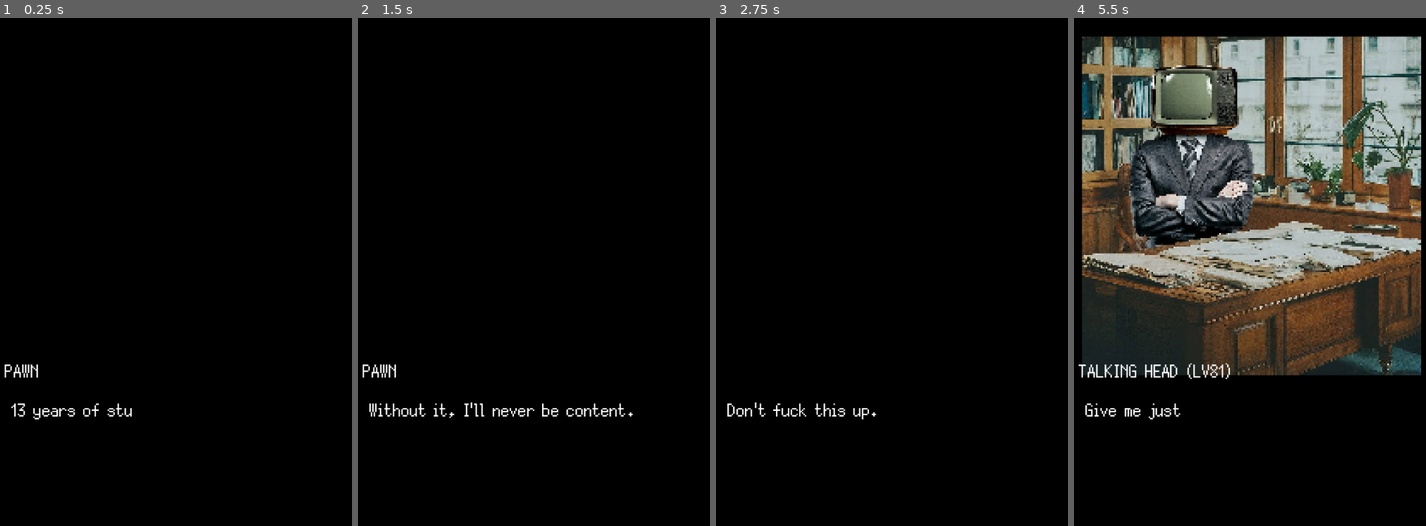
Above: before the commit, frames 1-4 (left to right).
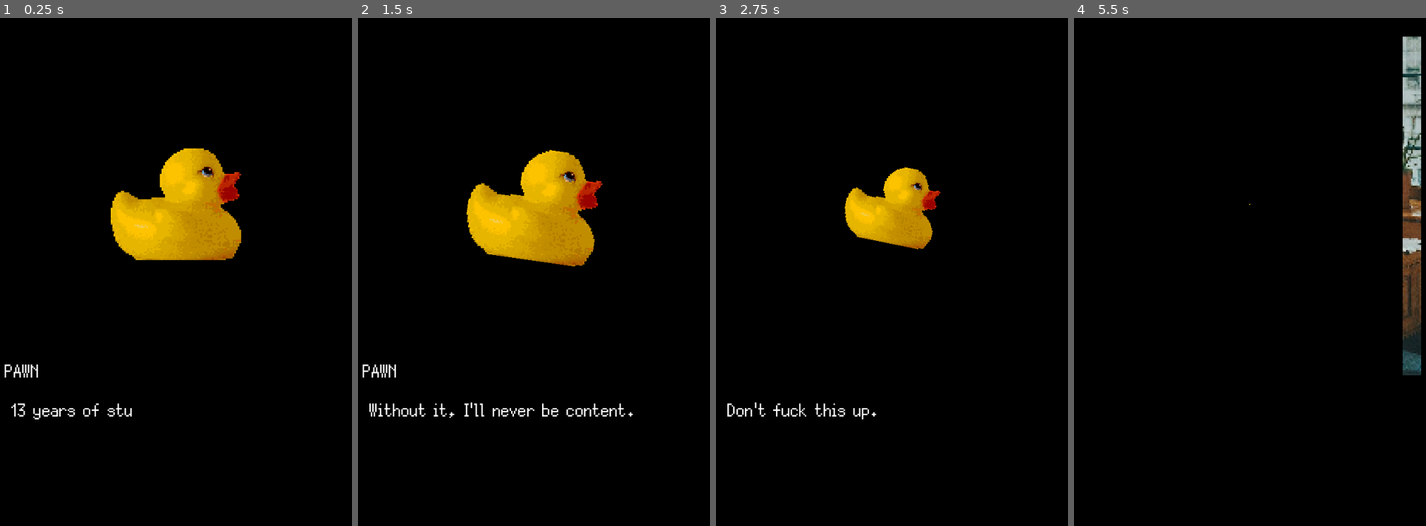
Above: after the commit, the same moments.

Repository: Cuber01/GoldenDuck
Game: Godot game, scene res://main.tscn
Two runs of this game, one before a commit and one after it. Both use one fixed random seed, a clock stepped at 60 frames per second and the inputs below.
Inputs (mouse positions are in pixels of both pictures, inside the frame that each line leads up to):
- Up to frame 1 (0.25 s): no input
- Up to frame 2 (1.5 s): tap Enter (ui_accept) at 0.5, 0.77 s
- Up to frame 3 (2.75 s): tap Enter (ui_accept) at 1.52 s
- Up to frame 4 (5.5 s): tap Enter (ui_accept) at 3.02, 3.77, 5.27 s; click (1221, 434) at 4.25 s, where only the run after the commit has a clickable "GIVE UP"

The runs differ from the first frame. In frame 1, 5.9% of the frame differs, in the area x 31-69%, y 25-48%; in frame 2, 5.9%; in frame 3, 2.9%; in frame 4, 60%, in the area x 1-94%, y 3-80%.
Error after the commit: Out of bounds get index '0' (on base: 'Array') (res://dialogue_handling/dialogue_interpreter.gd:52)

Commit message:
Finished streets chapter

Diff:
--- a/Game.gd
+++ b/Game.gd
@@ -2,8 +2,9 @@
 
 @onready var Parser = DP.new()
 @onready var DI: DialogueInterpreter = DialogueInterpreter.new()
-@onready var DialogueLabel = $DialogueLabel
-@onready var NPCLabel = $NPCLabel
+@onready var DialogueLabel := $DialogueLabel
+@onready var NPCLabel := $NPCLabel
+@onready var SceneryManager := $SceneryManager
 
 var text_index: int = 0
 var max_text_index: int = 0
@@ -15,18 +16,24 @@
 var current_chapter: int = -1
 var chapters: Array[String] = [
 	"intro",
-	"talking_head_1",
-	"streets",
 	"grandma",
 	"talking_head_2"
 	]
 
 func _ready():
-	DI.reset($SceneryManager)
+	DI.reset(SceneryManager)
 	next_chapter()
 
 func next_chapter():
 	current_chapter += 1
+
+	if current_chapter == 2:
+		SceneryManager.transition_curtain($SceneryManager/Street, $SceneryManager/Office)
+		SceneryManager.play_sound(["footsteps.wav"])
+	elif current_chapter == 3:
+		SceneryManager.transition_curtain($SceneryManager/Street/Grandma, null)
+		SceneryManager.play_sound(["footsteps.wav"])
+
 	DI.reset($SceneryManager)
 	DI.tokens = Parser.prepare_file("res://dialogues/" + chapters[current_chapter] + ".txt")
 	go_further()
--- a/dialogue_handling/dialogue_interpreter.gd
+++ b/dialogue_handling/dialogue_interpreter.gd
@@ -47,11 +47,11 @@
 	functions = SceneryManager
 
 func get_next_dialogue() -> DialogueRV:
-	print(tokens)
 	var rv: DialogueRV = DialogueRV.new()
 
 	token = tokens[i]
 	while i < len(tokens):
+
 		line = token.line
 
 		if token.type == DP.TokenType.INDENT:
--- a/dialogue_handling/functions.gd
+++ b/dialogue_handling/functions.gd
@@ -14,6 +14,7 @@
 
 const ITEM_SCENE = preload("res://scenery/item.tscn")
 const DOCUMENTATION_TEXTURE = preload("res://assets/documentation.png")
+const NEWSPAPER_TEXTURE = preload("res://assets/newspaper.png")
 
 var initialized = false
 
@@ -25,11 +26,19 @@
 	var tween = create_tween()
 	tween.tween_property(TransitionFade, "color", Color(0,0,0,1), 2).set_ease(Tween.EASE_IN).set_trans(Tween.TRANS_SINE)
 
-func transition_curtain():
+# external use only
+func transition_curtain(make_visible: Node2D, make_invisible: Node2D):
 	var tween = create_tween()
 	tween.tween_property(TransitionCurtain, "position", Vector2(0,0), 1.5).set_ease(Tween.EASE_OUT).set_trans(Tween.TRANS_SINE)
-	tween.tween_property(TransitionCurtain, "position", Vector2(200,0), 1.5).set_ease(Tween.EASE_IN).set_trans(Tween.TRANS_SINE).set_delay(1)
-	TransitionCurtain.position = Vector2(-200, 0)
+	tween.tween_property(TransitionCurtain, "position", Vector2(400,0), 3).set_ease(Tween.EASE_IN).set_trans(Tween.TRANS_SINE).set_delay(1)
+	await tween.step_finished
+	if make_visible != null:
+		make_visible.visible = true
+	if make_invisible != null:
+		make_invisible.visible = false
+
+	await tween.finished
+	TransitionCurtain.position = Vector2(-201, 0)
 
 func tvguy_change_pose():
 	var sprite: AnimatedSprite2D = $Office/TVGuy
@@ -76,7 +85,7 @@
 	if item == "documentation":
 		item_scn.texture = DOCUMENTATION_TEXTURE
 	elif item == "newspaper":
-		pass
+		item_scn.texture = NEWSPAPER_TEXTURE
 
 	item_scn.position = Vector2(100, -100)
 	item_handle = item_scn
@@ -97,6 +106,9 @@
 func show_xp():
 	XPLabel.visible = true
 
+func show_nuclear():
+	NuclearLabel.visible = true
+
 func gain_xp(args):
 	xp += int(args[0])
 	XPLabel.text = "LV 22 " + str(xp) + "/1000 XP"
--- a/main.tscn
+++ b/main.tscn
@@ -1,10 +1,11 @@
-[gd_scene load_steps=6 format=3 uid="uid://djk14je0vupb"]
+[gd_scene load_steps=7 format=3 uid="uid://djk14je0vupb"]
 
 [ext_resource type="Script" path="res://Game.gd" id="1_nevx3"]
 [ext_resource type="PackedScene" uid="uid://dgejj8lmsl7lw" path="res://scenery/item.tscn" id="3_5ttt4"]
 [ext_resource type="PackedScene" uid="uid://ccbrlfnt5yvx8" path="res://scenery/scenery_manager.tscn" id="3_wwq8o"]
 [ext_resource type="FontFile" uid="uid://bltlmx5euowoc" path="res://assets/Silver.ttf" id="4_jpoeh"]
 [ext_resource type="PackedScene" uid="uid://dgci7um3g3uso" path="res://scenery/office.tscn" id="5_4rni2"]
+[ext_resource type="PackedScene" uid="uid://tigkkacwsg6d" path="res://scenery/street.tscn" id="6_d88iy"]
 
 [node name="Game" type="Node2D"]
 script = ExtResource("1_nevx3")
@@ -49,9 +50,13 @@
 scroll_active = false
 
 [node name="Item" parent="SceneryManager" instance=ExtResource("3_5ttt4")]
+z_index = 3
 position = Vector2(100, 100)
 
 [node name="Office" parent="SceneryManager" instance=ExtResource("5_4rni2")]
+
+[node name="Street" parent="SceneryManager" instance=ExtResource("6_d88iy")]
+visible = false
 
 [node name="DialogueLabel" type="RichTextLabel" parent="."]
 offset_left = 13.0
@@ -64,7 +69,7 @@
 scroll_active = false
 
 [node name="NPCLabel" type="RichTextLabel" parent="."]
-z_index = 2
+z_index = 3
 offset_left = 9.0
 offset_top = 202.0
 offset_right = 205.0
--- a/scenery/scenery_manager.tscn
+++ b/scenery/scenery_manager.tscn
@@ -6,15 +6,15 @@
 script = ExtResource("1_d5x87")
 
 [node name="TransitionFade" type="ColorRect" parent="."]
-z_index = 1
-z_as_relative = false
+z_index = 3
 offset_right = 210.0
 offset_bottom = 210.0
 color = Color(0, 0, 0, 1)
 
 [node name="TransitionCurtain" type="ColorRect" parent="."]
-offset_left = -200.0
-offset_bottom = 200.0
+z_index = 3
+offset_left = -201.0
+offset_bottom = 201.0
 color = Color(0, 0, 0, 1)
 
 [node name="AudioPlayer" type="AudioStreamPlayer" parent="."]
--- a/scenery/street.tscn
+++ b/scenery/street.tscn
@@ -1,16 +1,16 @@
-[gd_scene load_steps=4 format=3 uid="uid://tigkkacwsg6d"]
+[gd_scene load_steps=3 format=3 uid="uid://tigkkacwsg6d"]
 
-[ext_resource type="Script" path="res://scenery/street.gd" id="1_brnng"]
 [ext_resource type="Texture2D" uid="uid://pg1vo38rhc04" path="res://assets/street.png" id="1_pqhbi"]
 [ext_resource type="Texture2D" uid="uid://cf3hnlpp8b83" path="res://assets/grandma.png" id="2_b26fb"]
 
 [node name="Street" type="Node2D"]
-script = ExtResource("1_brnng")
 
 [node name="City" type="Sprite2D" parent="."]
+z_as_relative = false
 position = Vector2(100, 100)
 texture = ExtResource("1_pqhbi")
 
 [node name="Grandma" type="Sprite2D" parent="."]
+visible = false
 position = Vector2(100, 132)
 texture = ExtResource("2_b26fb")
Binary file added: assets/newspaper.png
Not shown, added: assets/newspaper.png.import
Not shown, added: assets/sounds/cars.mp3.import
Not shown, changed: dialogues/grandma.txt
Not shown, changed: dialogues/streets.txt
Not shown, changed: dialogues/talking_head_1.txt
Not shown, added: assets/sounds/cars.mp3
